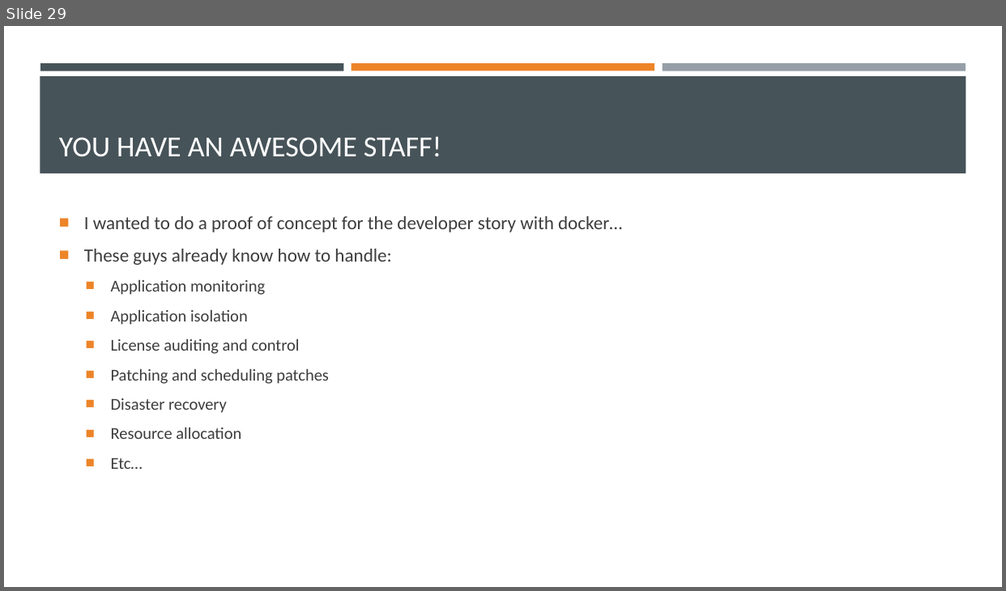
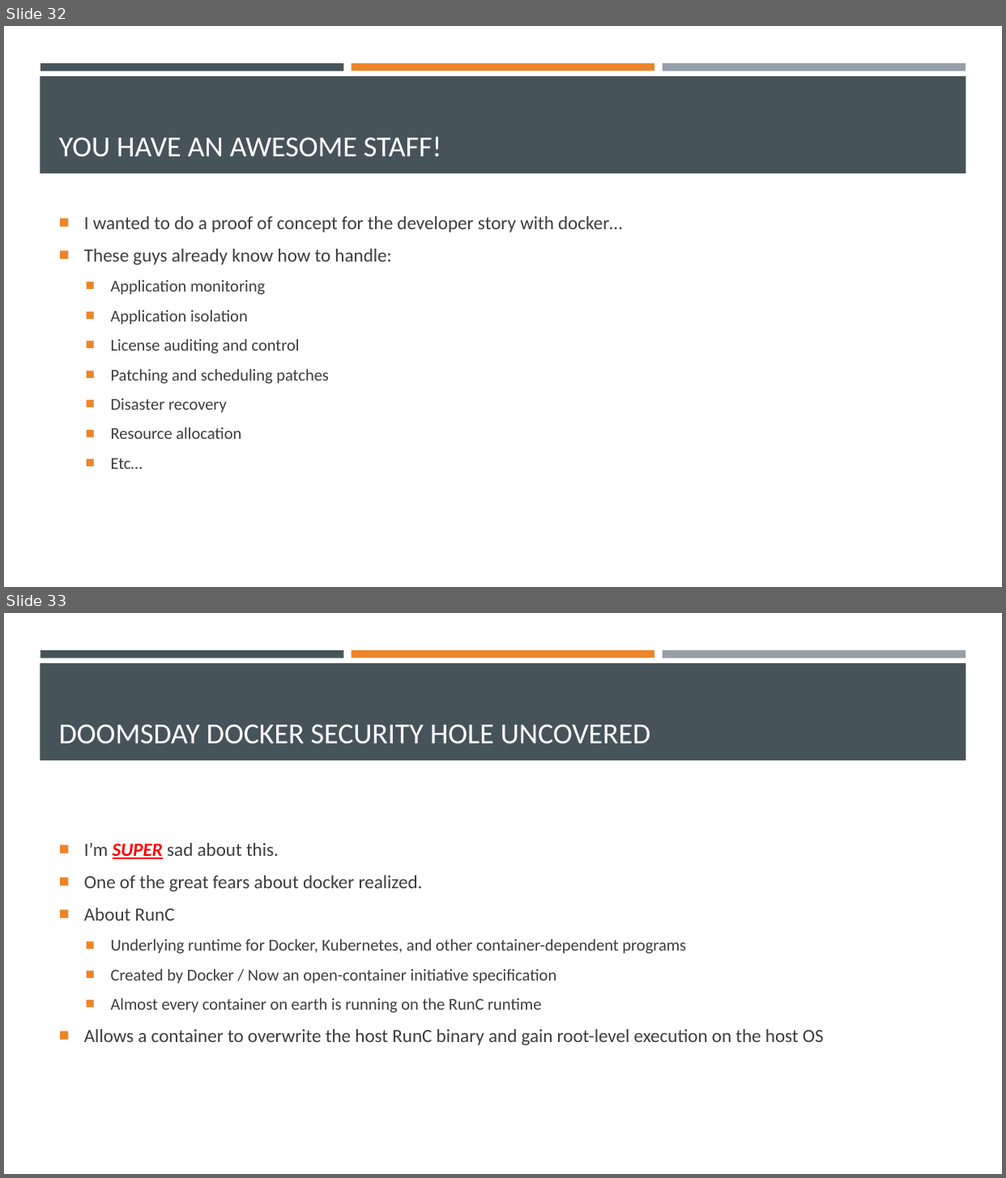
Before and after one commit to EnterpriseProductsLP/introduction-to-docker, a slide deck: presentation/presentation.pptx. Shown one above the other, each under a label of ours: slide 29 before the commit, slides 32 and 33 after it. The pictures are 1006x591 and 1006x1178 pixels, drawn with LibreOffice and Linux fonts; fonts in the diff are those of the drawing. Boxes give left, top, right and bottom in pixels: in the first picture for what was removed or moved away, otherwise in the second. Text is boxed around its words. In the diff, an @@ line names an element or a change of style, - is before the commit and + after.

```diff
--- a/presentation/presentation.pptx
+++ b/presentation/presentation.pptx
@@ slide 33 added at <box>4,613,1002,1174</box>, background #FFFFFF; not listed: 4 template elements that a slide beside it also shows @@
@@ title added at <box>59,724,650,744</box>, 28 pt, text #FFFFFF @@
+DOOMSDAY DOCKER SECURITY HOLE UNCOVERED
@@ text added at <box>84,843,824,1046</box>, 16 pt, text #3D3D3D @@
+■ I’m SUPER sad about this.
+■ One of the great fears about docker realized.
+■ About RunC
+  ■ Underlying runtime for Docker, Kubernetes, and other container-dependent programs
+  ■ Created by Docker / Now an open-container initiative specification
+  ■ Almost every container on earth is running on the RunC runtime
+■ Allows a container to overwrite the host RunC binary and gain root-level execution on the host OS
@@ what was slide 29 is now slide 32 @@
```
Also in this commit, not shown: 7 slides changed, 4 other slides added.
